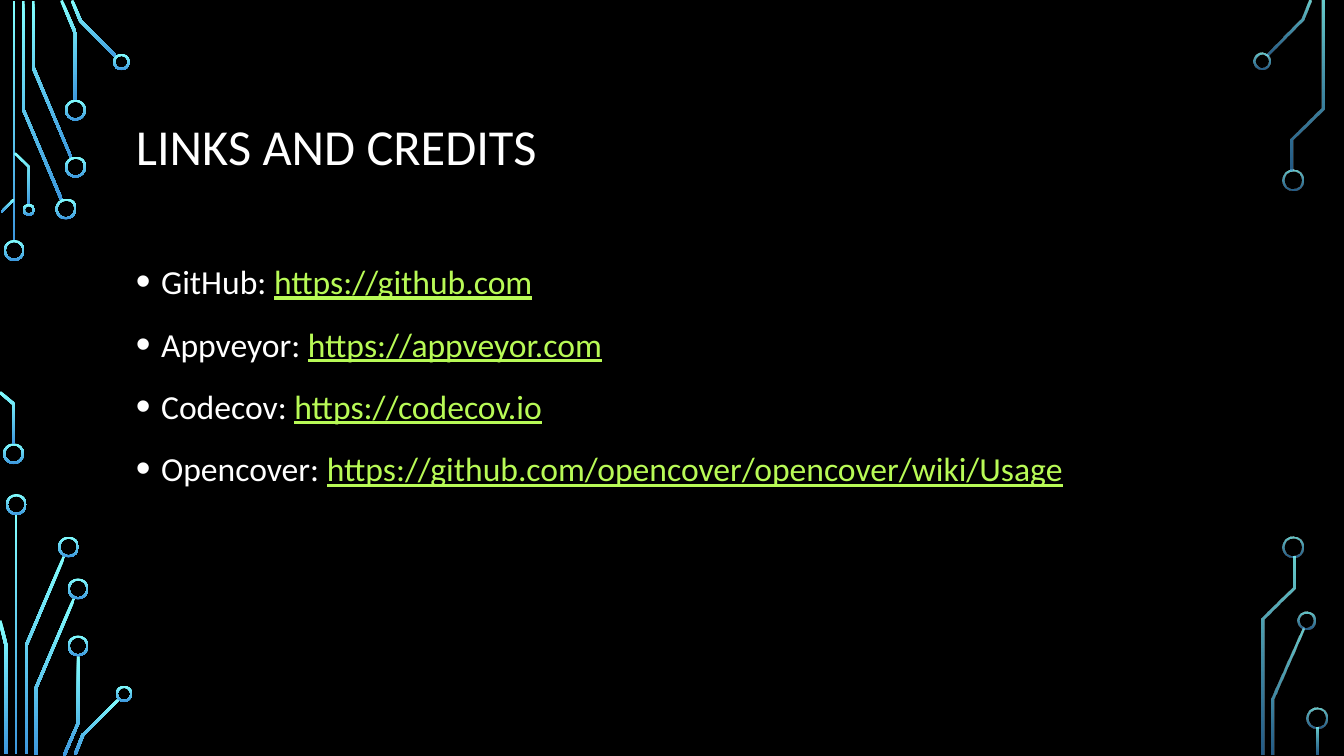
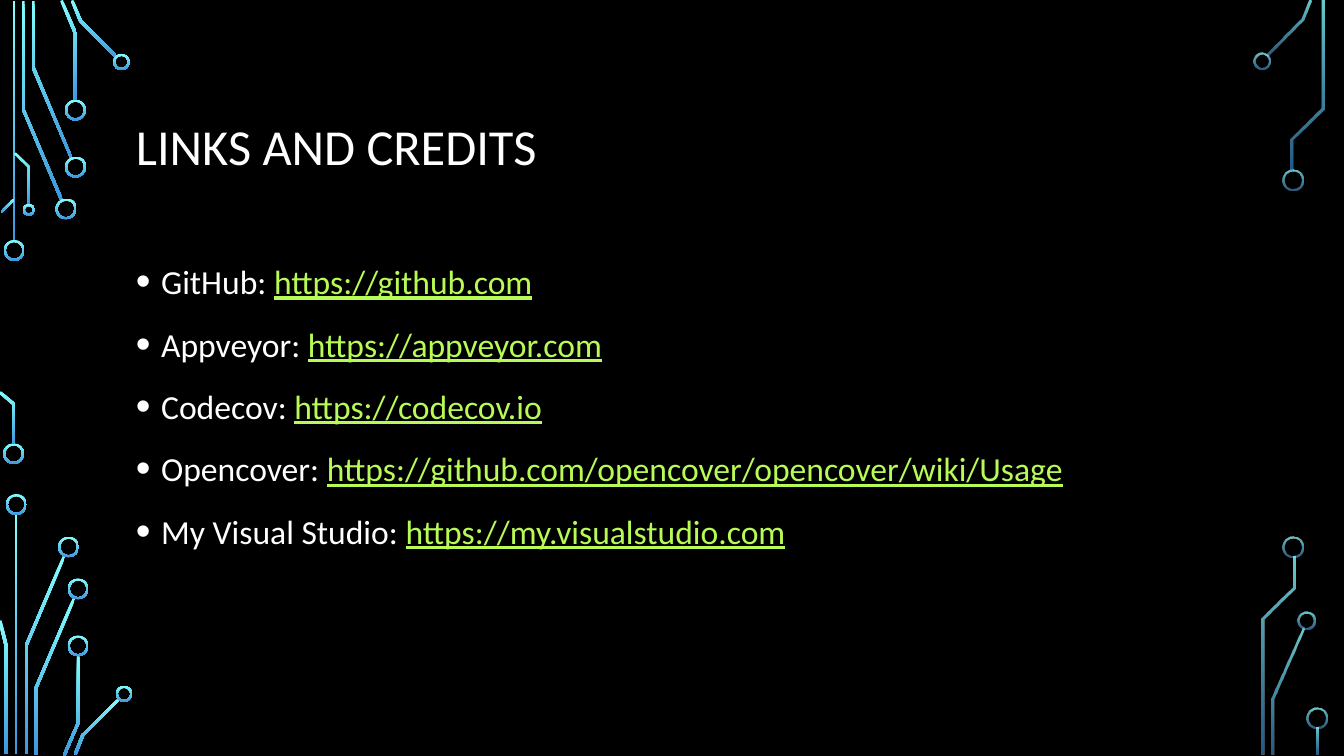
Before and after one commit to CedricAgoda/opensource-ci, a slide deck: slide 40 of Presentation/Full Open-Source CI.pptx (slide 39 before the commit). Drawn at 1344x756 pixels with LibreOffice and Linux fonts; fonts in the diff are those of the drawing; background and template pictures are left out. Boxes give left, top, right and bottom in pixels: in the first picture for what was removed or moved away, otherwise in the second. Text is boxed around its words. In the diff, an @@ line names an element or a change of style, - is before the commit and + after.

```diff
--- a/Presentation/Full Open-Source CI.pptx
+++ b/Presentation/Full Open-Source CI.pptx
@@ text at (161, 520, 786, 550): paragraph added @@
+• My Visual Studio: https://my.visualstudio.com
```
Also in this commit, not shown: 2 slides added, 1 slide removed, 35 other files.
